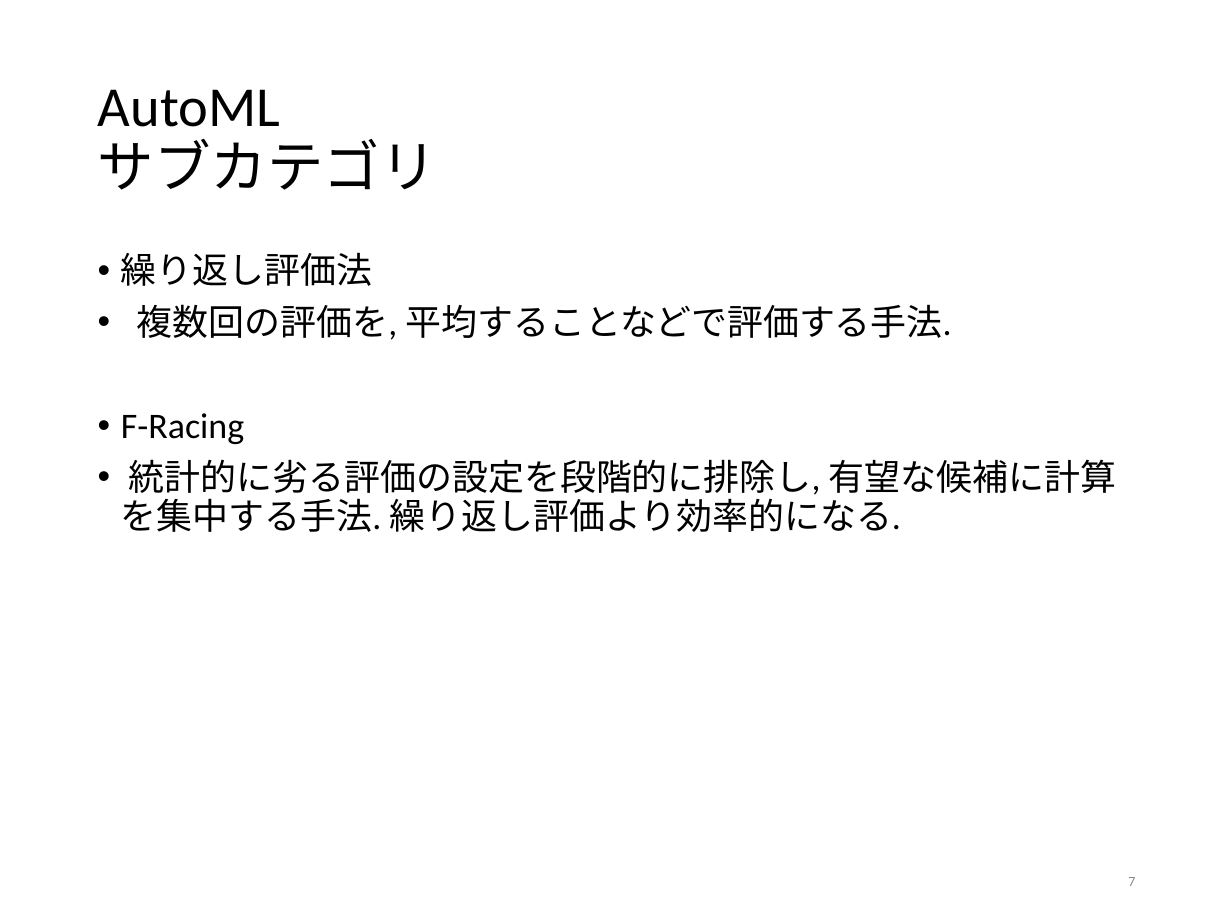
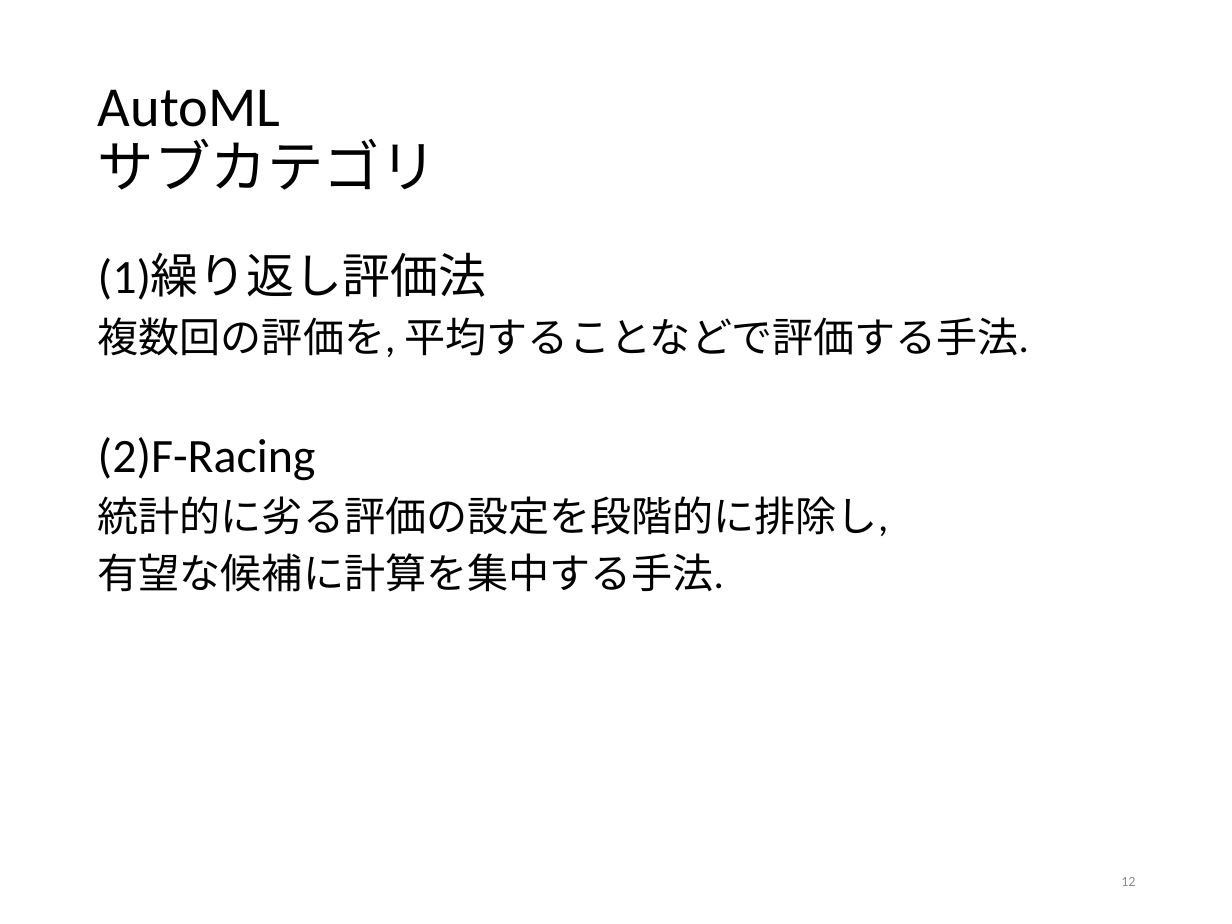
Before and after one commit to tatsuya-sugiyama/WeeklyReport, a slide deck: slide 12 of report/2020前期/2020sugiyama.pptx (slide 7 before the commit). Drawn at 1232x924 pixels with LibreOffice and Linux fonts; fonts in the diff are those of the drawing. Boxes give left, top, right and bottom in pixels: in the first picture for what was removed or moved away, otherwise in the second. Text is boxed around its words. In the diff, an @@ line names an element or a change of style, - is before the commit and + after.

```diff
--- a/report/2020前期/2020sugiyama.pptx
+++ b/report/2020前期/2020sugiyama.pptx
@@ text at <box>98,253,486,300</box>: text changed; size 21 to 28 pt @@
-• 繰り返し評価法
+(1)繰り返し評価法
@@ text at <box>98,317,1029,357</box>: size 21 to 24 pt in "複数回の評価を, 平均することなどで評価する手法."; bullet • to none @@
@@ text at <box>98,437,889,592</box>: text changed; size 21 to 24 pt @@
-• F-Racing
-• 統計的に劣る評価の設定を段階的に排除し, 有望な候補に計算を集中する手法. 繰り返し評価より効率的になる.
+(2)F-Racing
+統計的に劣る評価の設定を段階的に排除し,
+有望な候補に計算を集中する手法.
@@ page number at <box>1121,877,1135,886</box>: text changed @@
-7
+12
```
Also in this commit, not shown: 20 other slides changed, 23 slides added, 3 slides removed, 3 other files.
